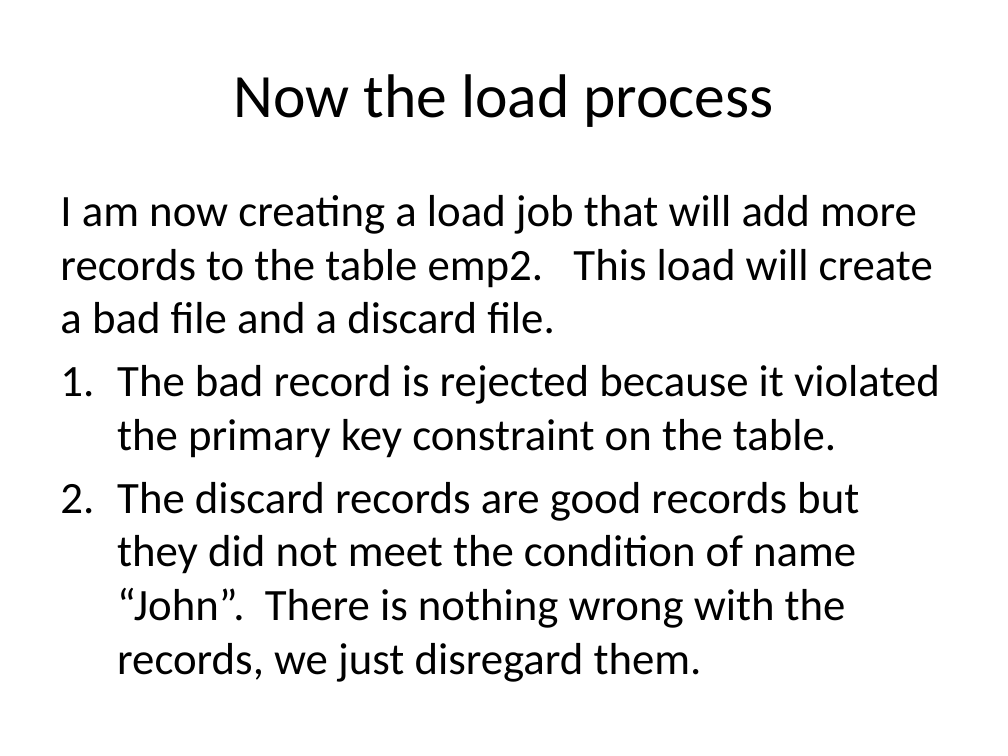
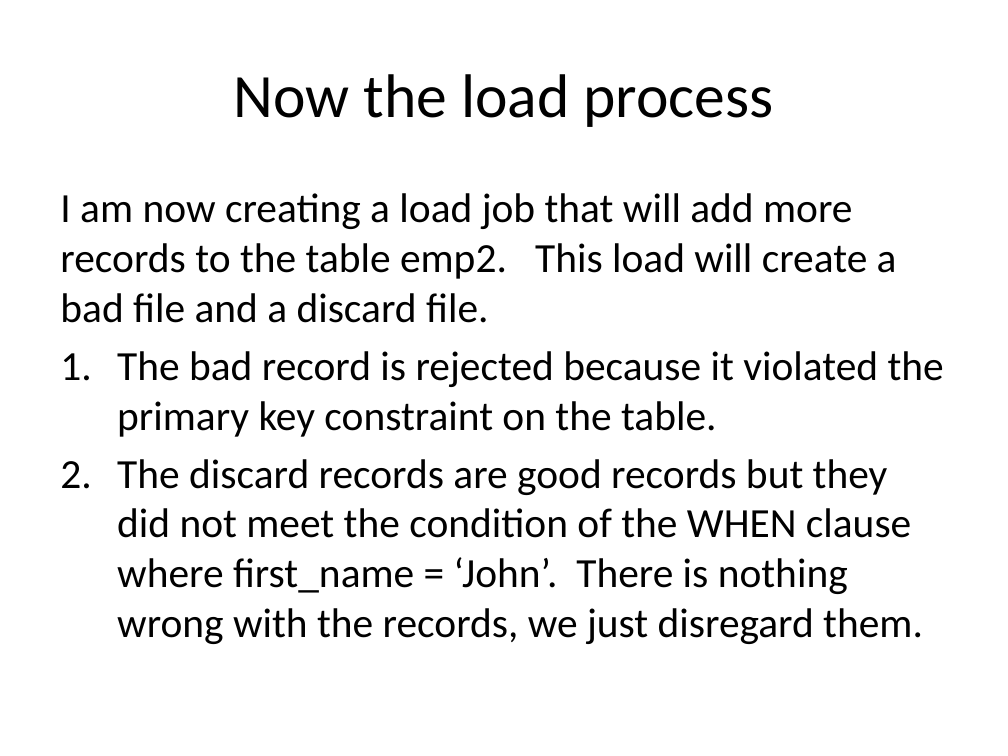
Before and after one commit to dottie333/dorothybox, a slide deck: slide 6 of SQLLDR/Bad_Vs_Discard.pptx. Drawn at 1008x756 pixels with LibreOffice and Linux fonts; fonts in the diff are those of the drawing. Boxes give left, top, right and bottom in pixels: in the first picture for what was removed or moved away, otherwise in the second. Text is boxed around its words. In the diff, an @@ line names an element or a change of style, - is before the commit and + after.

```diff
--- a/SQLLDR/Bad_Vs_Discard.pptx
+++ b/SQLLDR/Bad_Vs_Discard.pptx
@@ text at (60, 193, 944, 437): size 32 to 29.6 pt in "I am now creating a load job ...", "The bad record is rejected because it ..." @@
@@ text at (117, 459, 923, 644): text changed; size 32 to 29.6 pt @@
-2. The discard records are good records but they did not meet the condition of name “John”. There is nothing wrong with the records, we just disregard them.
+2. The discard records are good records but they did not meet the condition of the WHEN clause where first_name = ‘John’. There is nothing wrong with the records, we just disregard them.
```
Also in this commit, not shown: 4 other slides changed, 1 other file.
